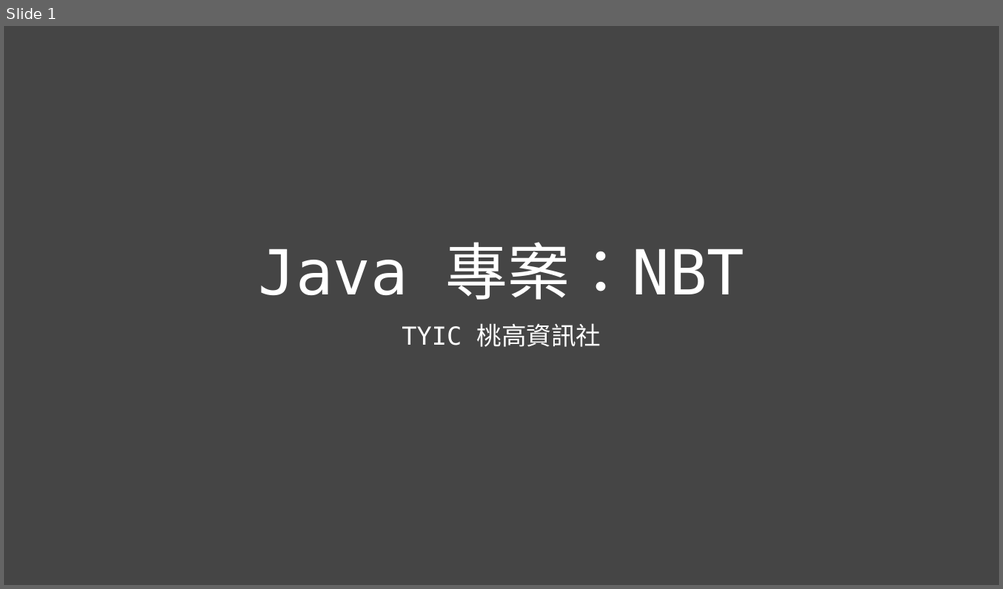
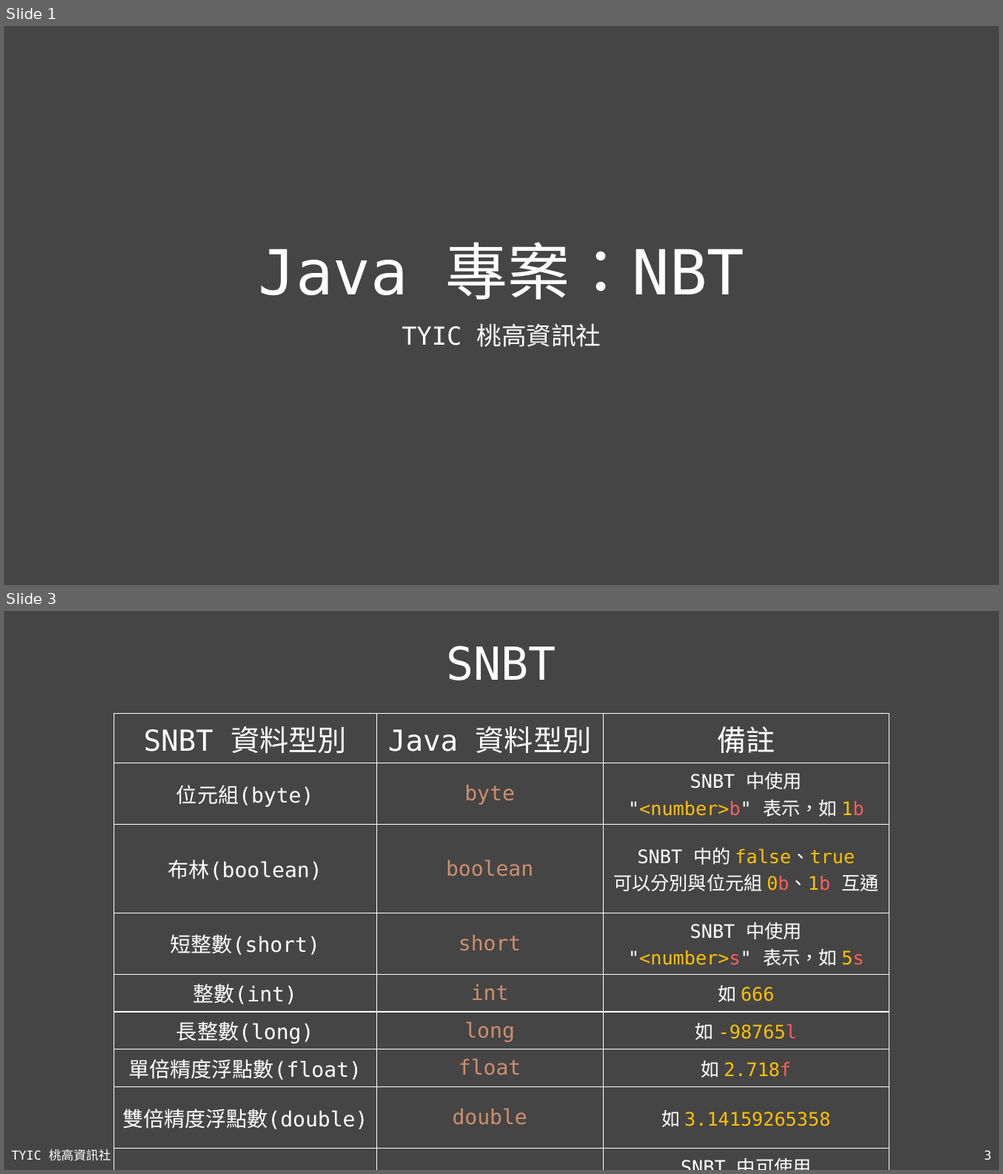
Before and after one commit to TYSHIC/slides, a slide deck: ppt/54_Java 專案：NBT.pptx. Shown one above the other, each under a label of ours: slide 1 before the commit, slides 1 and 3 after it; the slides between them are not shown. The pictures are 1003x589 and 1003x1174 pixels, drawn with LibreOffice and Linux fonts; fonts in the diff are those of the drawing. Boxes give left, top, right and bottom in pixels: in the first picture for what was removed or moved away, otherwise in the second. Text is boxed around its words. In the diff, an @@ line names an element or a change of style, - is before the commit and + after.

```diff
--- a/ppt/54_Java 專案：NBT.pptx
+++ b/ppt/54_Java 專案：NBT.pptx
@@ slide 3 added at (4,611,999,1170), background #454545 @@
@@ title added at (447,646,556,681), 44 pt, text #FFFFFF @@
+SNBT
@@ table added at (114,714,889,1133), 9 rows, 3 columns @@
+SNBT 資料型別 | Java 資料型別 | 備註
+位元組(byte) | byte | SNBT 中使用 / "<number>b" 表示，如 1b
+布林(boolean) | boolean | SNBT 中的 false、true / 可以分別與位元組 0b、1b 互通
+短整數(short) | short | SNBT 中使用 / "<number>s" 表示，如 5s
+整數(int) | int | 如 666
+長整數(long) | long | 如 -98765l
+單倍精度浮點數(float) | float | 如 2.718f
+雙倍精度浮點數(double) | double | 如 3.14159265358
+字串(string) | java.lang.String | SNBT 中可使用 / 一對單引號('')表示字串 / 如 'tyic'、"tysh"
@@ text added at (11,1150,111,1162), 12 pt, text #FFFFFF @@
+TYIC 桃高資訊社
@@ page number added at (984,1150,991,1160), 12 pt, text #FFFFFF @@
+3
```
Also in this commit, not shown: 1 slide changed, 4 other slides added, 1 slide removed, 8 other files.
